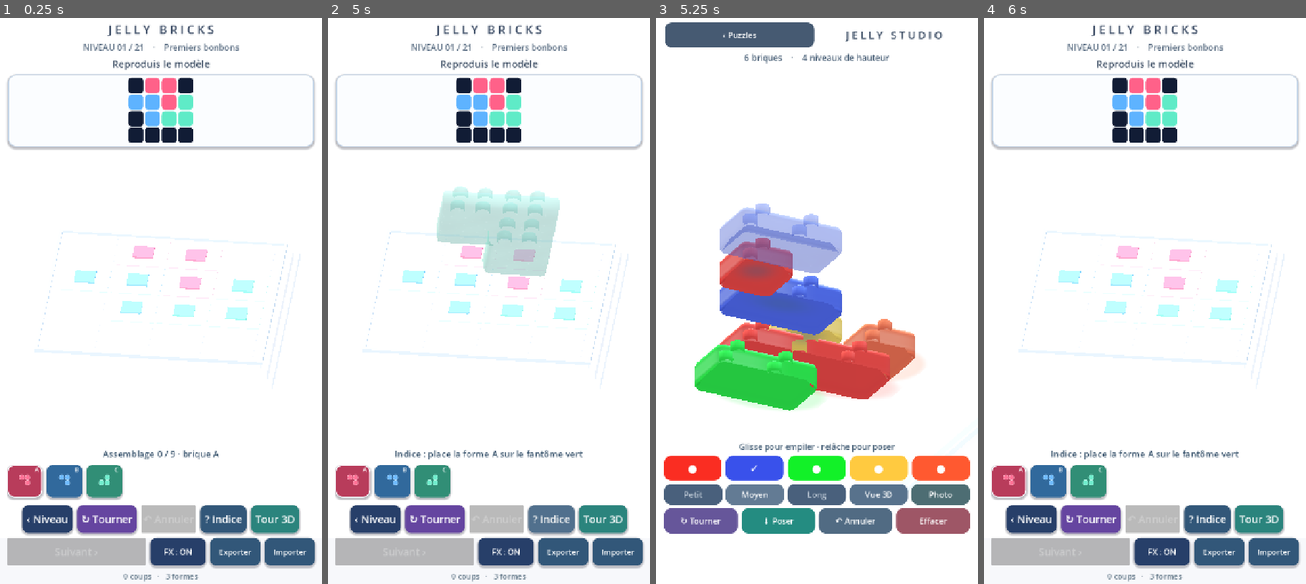
Above: before the commit, frames 1-4 (left to right).
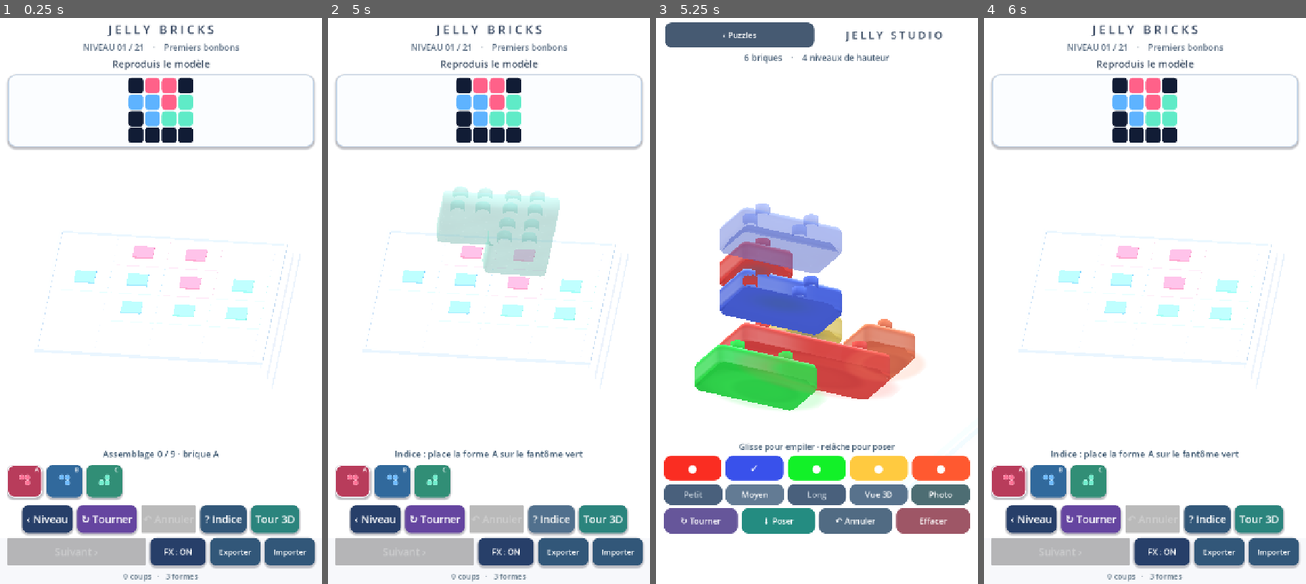
Above: after the commit, the same moments.

Repository: dbrckk/Jelly-bricks
Game: Godot game, scene res://scenes/main.tscn
Two runs of this game, one before a commit and one after it. Both use one fixed random seed, a clock stepped at 60 frames per second and the inputs below.
Inputs (mouse positions are in pixels of both pictures, inside the frame that each line leads up to):
- Up to frame 1 (0.25 s): no input
- Up to frame 2 (5 s): click (353, 482) at 0.52 s; click (392, 482) at 1.27 s; click (431, 482) at 2.02 s; click "‹ Niveau" at 2.75 s; click "↻ Tourner" at 3.5 s; click "? Indice" at 4.25 s
- Up to frame 3 (5.25 s): click "Tour 3D" at 5 s
- Up to frame 4 (6 s): click "‹ Puzzles" at 5.75 s

Frames 1-2 are identical in both runs. In frame 3, 1.9% of the frame differs, in the area x 19-74%, y 39-67%; in frame 4, nothing differs.

Commit message:
feat(android): translucent molded Jelly, retained puzzle meshes and optimized shader QA (0.9.68)

Diff:
--- a/native-godot/scripts/game_root.gd
+++ b/native-godot/scripts/game_root.gd
@@ -1257,13 +1257,23 @@
     recoil.tween_property(paint, "shader_parameter/puzzle_squash", 0.0, .18)
     puzzle_motion_tweens.append(recoil)
 
+## Differential redraw: preserve existing Node3D + ShaderMaterial for
+## every unchanged pose. Android no longer reallocates all prior Jelly
+## bodies and 4-stud MultiMeshes on every placement or undo.
+## Only changed poses are detached; occupancy remains authoritative.
 func _rebuild_placements(new_id: String = "") -> void:
     _stop_puzzle_motion()
     for child in board.get_children():
-        if child.name.begins_with("Piece_"):
-            # A moved/undone jelly volume must disappear in this frame.
-            # queue_free() alone leaves both copies visible until frame end
-            # and causes temporary Piece_A2 names on repeated placements.
+        if not child.name.begins_with("Piece_"):
+            continue
+        var id: String = String(child.name).trim_prefix("Piece_")
+        var retain: bool = placements.has(id)
+        if retain:
+            var pose: Dictionary = placements[id]
+            var at := Vector2i(int(pose["row"]), int(pose["col"]))
+            retain = int(child.get_meta("pose_turns", -1)) == int(pose["turns"]) \
+                and child.get_meta("pose_cell", Vector2i(-99, -99)) == at
+        if not retain:
             board.remove_child(child)
             child.queue_free()
     occupied.clear()
@@ -1273,11 +1283,22 @@
         var turns := int(pose["turns"])
         for cell in _pose_cells(id, turns):
             occupied[at + cell] = id
-        var piece := _piece_node(id, pieces[id], at, turns)
+        var piece: Node3D = board.get_node_or_null("Piece_" + id)
+        if piece == null:
+            piece = _piece_node(id, pieces[id], at, turns)
+            piece.set_meta("pose_cell", at)
+            piece.set_meta("pose_turns", turns)
+            board.add_child(piece)
+        else:
+            # The previous fall can be interrupted by another quick move.
+            # Settle to its exact saved location, without changing its mesh.
+            piece.position = Vector3(at.y - size / 2.0, .034,
+                at.x - size / 2.0)
+            piece.rotation = Vector3.ZERO
         var candy_material: ShaderMaterial = piece.get_child(0).material_override
+        candy_material.set_shader_parameter("puzzle_squash", 0.0)
         candy_material.set_shader_parameter("mismatch",
             0.0 if _pose_matches_model(id, at, turns) else 1.0)
-        board.add_child(piece)
         if id == new_id:
             _animate_puzzle_landing(piece, candy_material, pieces[id].size())
 
--- a/native-godot/scripts/stack_mode.gd
+++ b/native-godot/scripts/stack_mode.gd
@@ -1091,7 +1091,7 @@
     var material := ShaderMaterial.new()
     material.shader = SHADER
     material.set_shader_parameter("candy_tint", Color(COLORS[color_idx]))
-    material.set_shader_parameter("gel_opacity", .43 if translucent else .865)
+    material.set_shader_parameter("gel_opacity", .43 if translucent else .815)
     material.set_shader_parameter("sheen", .18 if translucent else .51)
     material.set_shader_parameter("studio_glass", 1.0)
     if translucent:
--- a/native-godot/shaders/jelly.gdshader
+++ b/native-godot/shaders/jelly.gdshader
@@ -266,7 +266,10 @@
     // All calculations are local and run only on the free 3D studio pieces.
     // Tiny, broad cloudy pockets are much more gel-like than sharp
     // procedural speckles; the color stays pigment-led, never whitewashed.
-    if (studio_glass > .001) {
+    // The photographed molded shell is deliberately optically clean.
+    // Skip three trigonometric clouds per fragment on all solid bricks;
+    // preserve the soft diffusion only on the translucent studio ghost.
+    if (studio_glass > .001 && studio_finish < .75) {
         float cloud = sin(jelly_local.x * 3.7 + jelly_local.y * 4.1) *
             sin(jelly_local.z * 4.3 - jelly_local.y * 3.2);
         float slow_cloud = sin(jelly_local.x * 2.1 +
@@ -567,16 +570,21 @@
     // made the five photographed candies look like the same plastic.
     // Compute pigment absorption from the EXISTING tint (no new uniforms,
     // textures, draw passes or color-specific mesh variants).
-    float golden_pigment = smoothstep(.68, .96, candy_tint.r) *
-        smoothstep(.53, .82, candy_tint.g) *
-        (1.0 - smoothstep(.45, .80, candy_tint.b));
-    float royal_pigment = smoothstep(.54, .88, candy_tint.b) *
-        (1.0 - smoothstep(.38, .75, candy_tint.r));
-    float ruby_pigment = smoothstep(.78, .96, candy_tint.r) *
-        (1.0 - smoothstep(.30, .66, candy_tint.g));
-    float optical_dye = studio_transmission *
-        (royal_pigment * .032 + ruby_pigment * .014 -
-        golden_pigment * .042);
+    float optical_dye = 0.0;
+    // Shared shader is also used for 21 classic puzzles. Their optical
+    // uniforms stay zero, so skip all pigment classification operations.
+    if (studio_glass > .001 && studio_transmission > .001) {
+        float golden_pigment = smoothstep(.68, .96, candy_tint.r) *
+            smoothstep(.53, .82, candy_tint.g) *
+            (1.0 - smoothstep(.45, .80, candy_tint.b));
+        float royal_pigment = smoothstep(.54, .88, candy_tint.b) *
+            (1.0 - smoothstep(.38, .75, candy_tint.r));
+        float ruby_pigment = smoothstep(.78, .96, candy_tint.r) *
+            (1.0 - smoothstep(.30, .66, candy_tint.g));
+        optical_dye = studio_transmission *
+            (royal_pigment * .032 + ruby_pigment * .014 -
+            golden_pigment * .042);
+    }
     // Native gel has real alpha; the outline becomes more solid as the
     // viewing angle becomes glancing, a common candy/glass cue.
     // Studio candy must appear deeply colored, not fade into its white
--- a/native-godot/tests/reference_brick_capture.gd
+++ b/native-godot/tests/reference_brick_capture.gd
@@ -47,7 +47,7 @@
     var mat := ShaderMaterial.new()
     mat.shader = JELLY_SHADER
     mat.set_shader_parameter("candy_tint", Color("#e92e2a"))
-    mat.set_shader_parameter("gel_opacity", .865)
+    mat.set_shader_parameter("gel_opacity", .815)
     mat.set_shader_parameter("studio_glass", 1.0)
     mat.set_shader_parameter("studio_pigment", .88)
     mat.set_shader_parameter("studio_finish", .94)
--- a/native-godot/tests/validate.gd
+++ b/native-godot/tests/validate.gd
@@ -238,7 +238,7 @@
             return
         var solid_alpha: float = float(glass_material.get_shader_parameter("gel_opacity"))
         if float(glass_material.get_shader_parameter("studio_pigment")) < .85 \
-                or solid_alpha < .85 or solid_alpha > .89:
+                or solid_alpha < .80 or solid_alpha > .83:
             push_error("Studio Jelly must retain saturated dye and visible optical transmission")
             quit(1)
             return
@@ -2058,14 +2058,36 @@
                 push_error("Multi-move undo stack or placement is broken")
                 quit(1)
                 return
+            # Reusing unchanged pieces avoids per-touch GL mesh/material
+            # allocations and protects completed visual bodies from flicker.
+            var still_placed: Node3D = game.board.get_node_or_null(
+                "Piece_" + first_id)
+            if still_placed != first_piece \
+                    or still_placed.get_child(0).material_override != first_paint \
+                    or absf(still_placed.position.y - .034) > .001 \
+                    or still_placed.rotation != Vector3.ZERO \
+                    or absf(float(first_paint.get_shader_parameter(
+                        "puzzle_squash"))) > .001:
+                push_error("Second placement rebuilt or left first Jelly airborne")
+                quit(1)
+                return
             game._undo()
             if game.placements.size() != 1 or not game.has_undo_snapshot:
                 push_error("Undo did not restore the previous move")
                 quit(1)
                 return
+            if game.board.get_node_or_null("Piece_" + first_id) != first_piece \
+                    or game.board.get_node_or_null("Piece_" + second_id) != null:
+                push_error("Undo reconstructed unchanged Jelly or retained removed brick")
+                quit(1)
+                return
             game._undo()
             if not game.placements.is_empty() or game.has_undo_snapshot:
                 push_error("Multi-undo did not recover the empty starting board")
+                quit(1)
+                return
+            if game.board.get_node_or_null("Piece_" + first_id) != null:
+                push_error("Undo left a detached piece on the GPU stage")
                 quit(1)
                 return
             # Save midway, create a fresh scene and assert that restarting the
Not shown, changed: native-godot/export_presets.cfg
Not shown, changed: native-godot/README.md
